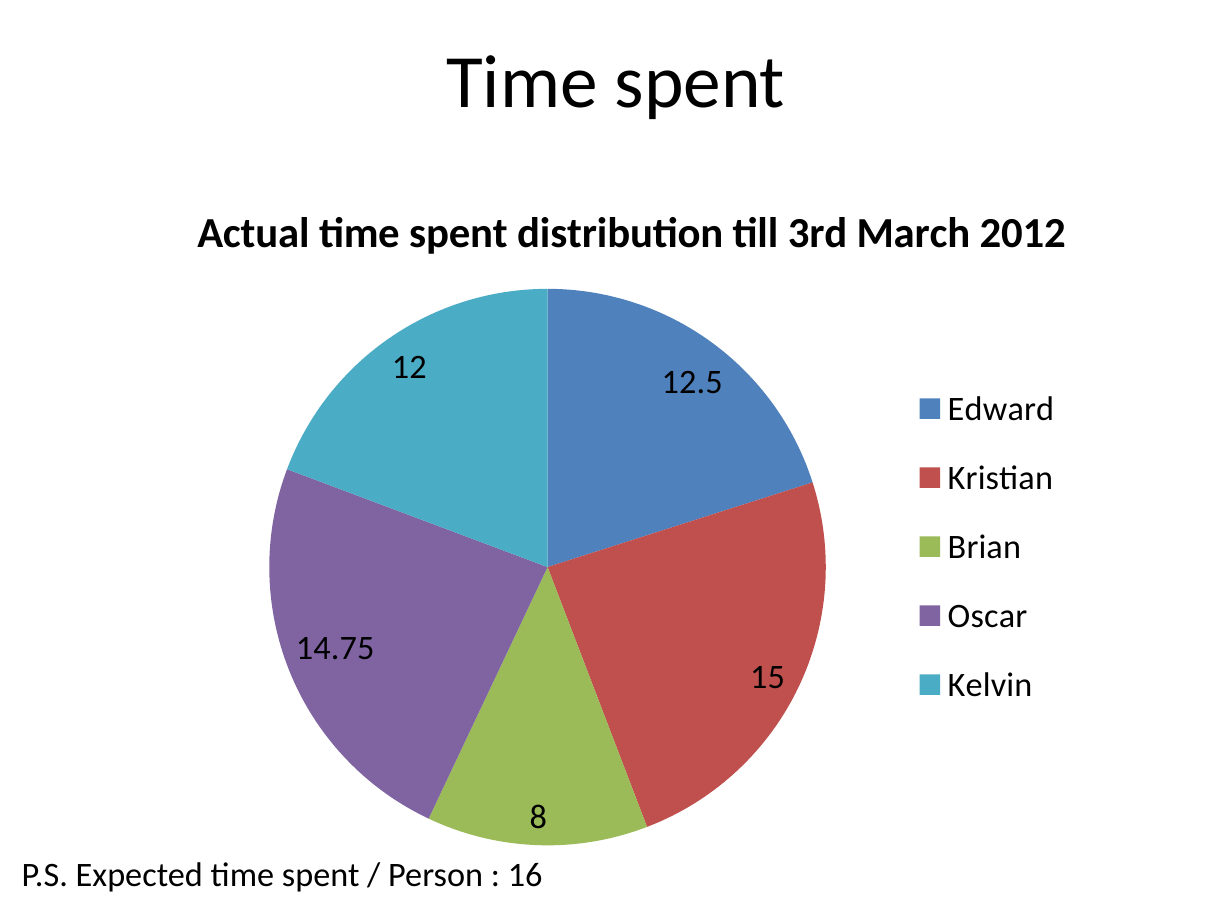
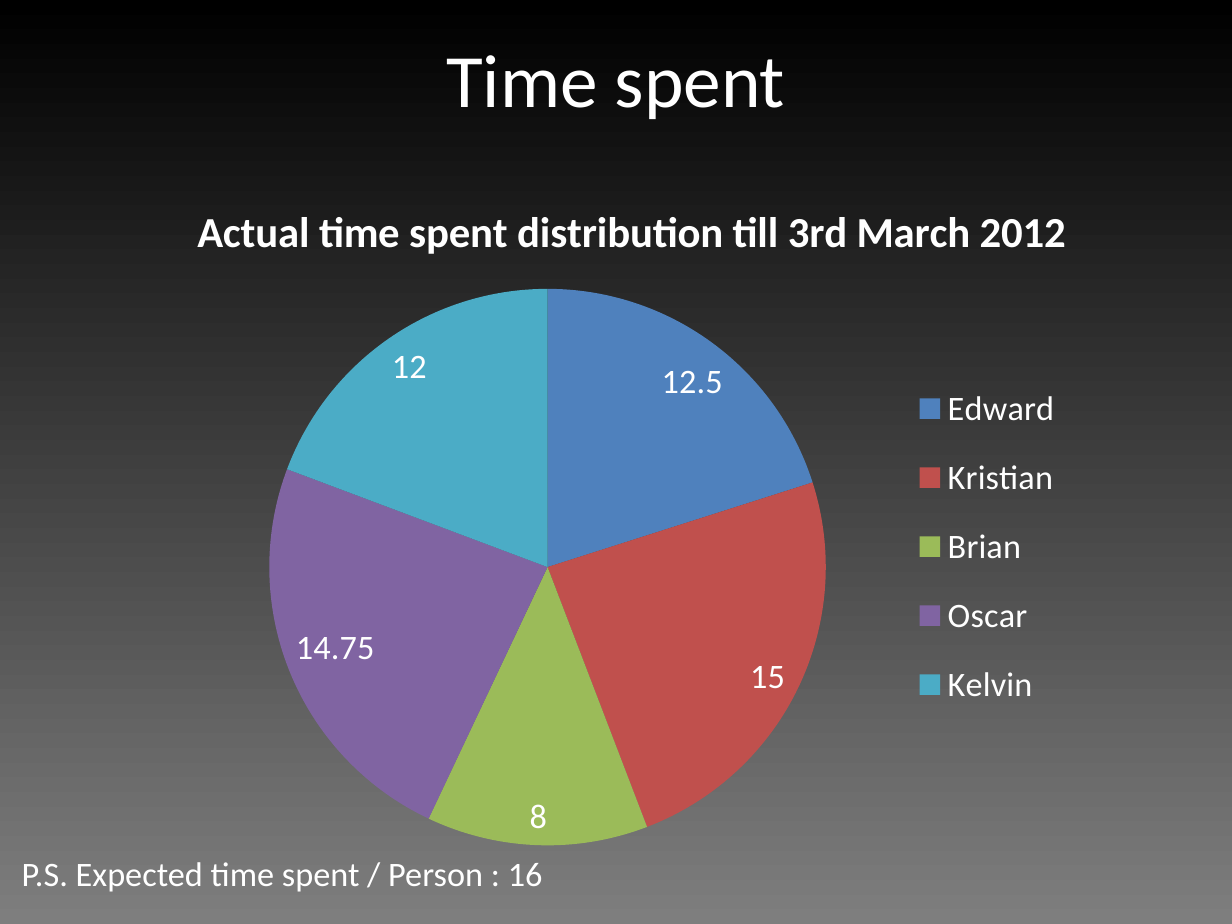
Before and after one commit to edderick/RunwayRedeclaration, a slide deck: slide 9 of doc/D2/Slides.pptx (slide 8 before the commit). Drawn at 1232x924 pixels with LibreOffice and Linux fonts; fonts in the diff are those of the drawing. Boxes give left, top, right and bottom in pixels: in the first picture for what was removed or moved away, otherwise in the second. Text is boxed around its words. In the diff, an @@ line names an element or a change of style, - is before the commit and + after.

```diff
--- a/doc/D2/Slides.pptx
+++ b/doc/D2/Slides.pptx
@@ background #FFFFFF to gradient #7F7F7F to #000000 @@
@@ title "Time spent" at [446,55,785,119]: text colour #000000 to #FFFFFF @@
@@ pie chart at [62,175,1201,862] @@
@@ lettering changed @@
@@ text "P.S. Expected time spent / ..." at [22,862,543,892]: text colour #000000 to #FFFFFF @@
```
Also in this commit, not shown: 8 other slides changed, 1 slide added.
